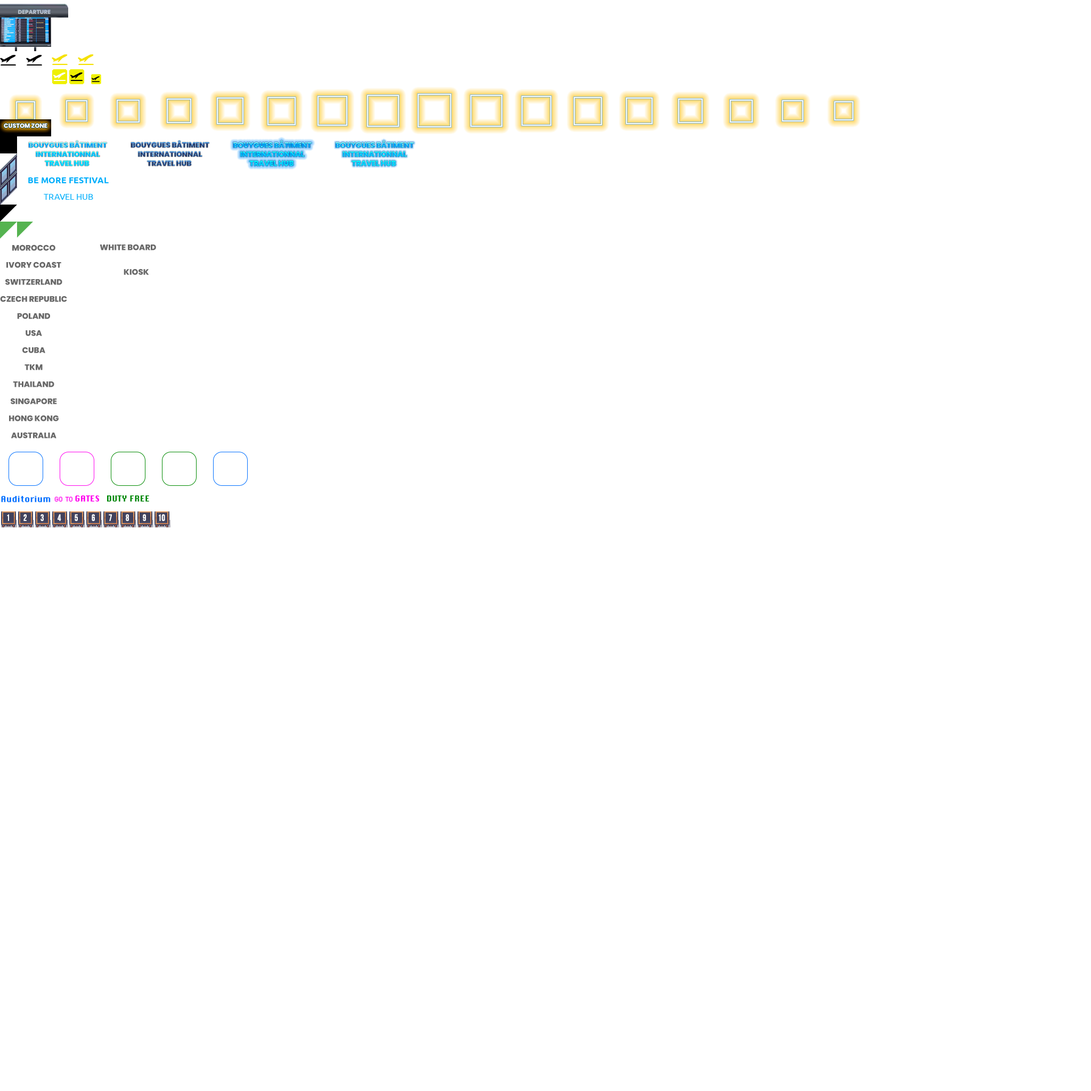
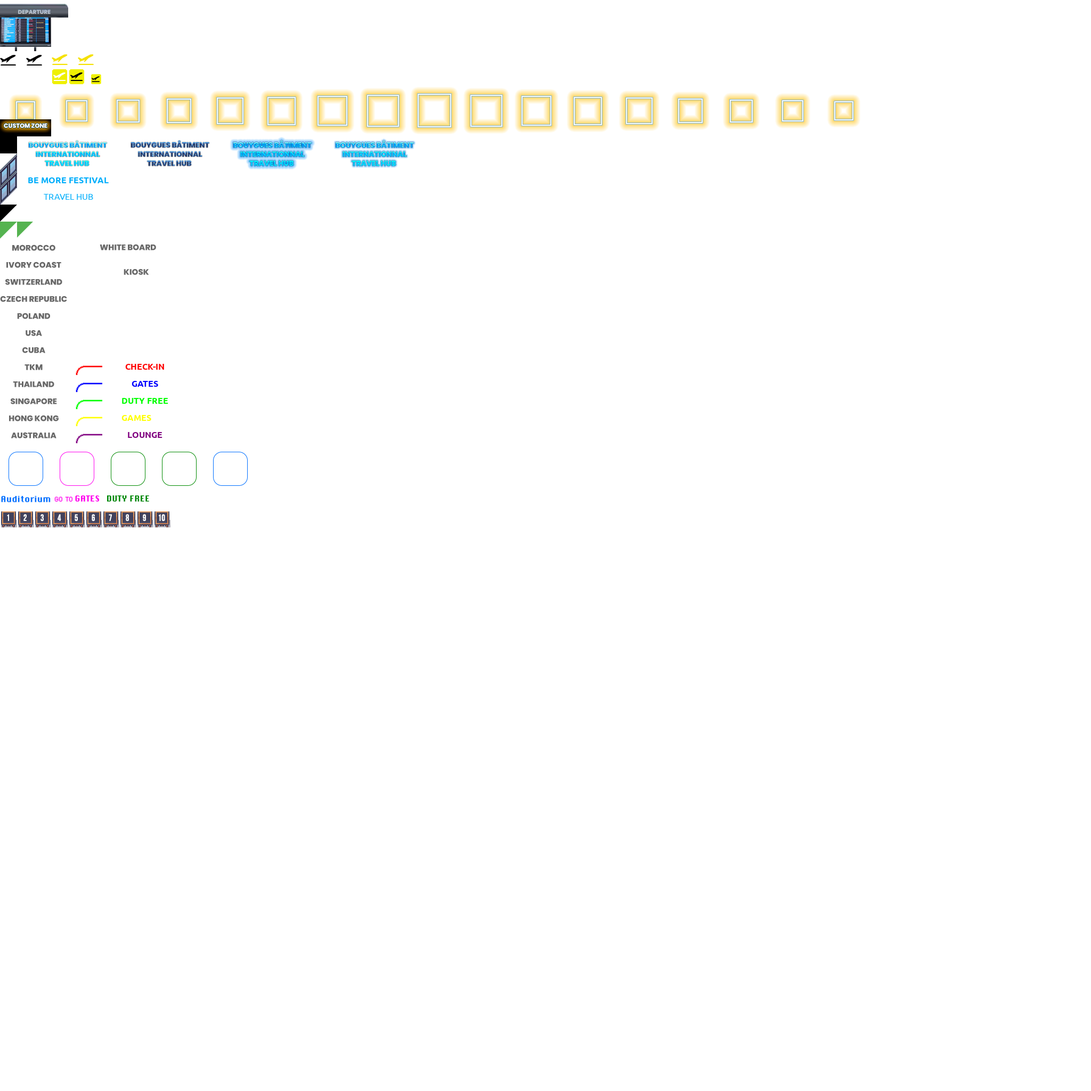
Two versions of the same layered image (1091 × 1091). Layer-by-layer changes:
added layer "CHECK-IN" above "GATES" over (125, 364, 165, 370)
added layer "GATES" above "DUTY FREE" over (131, 381, 159, 387)
added layer "DUTY FREE" above "GAMES" over (122, 398, 169, 404)
added layer "GAMES" above "LOUNGE" over (121, 415, 152, 422)
added layer "LOUNGE" above "BE MORE FESTIVAL ..." over (127, 432, 163, 439)
added layer "path" above "path transp" over (76, 366, 103, 444)
added layer "path transp" (33%) above "Custom-Bouygues.png" over (75, 365, 103, 444)
